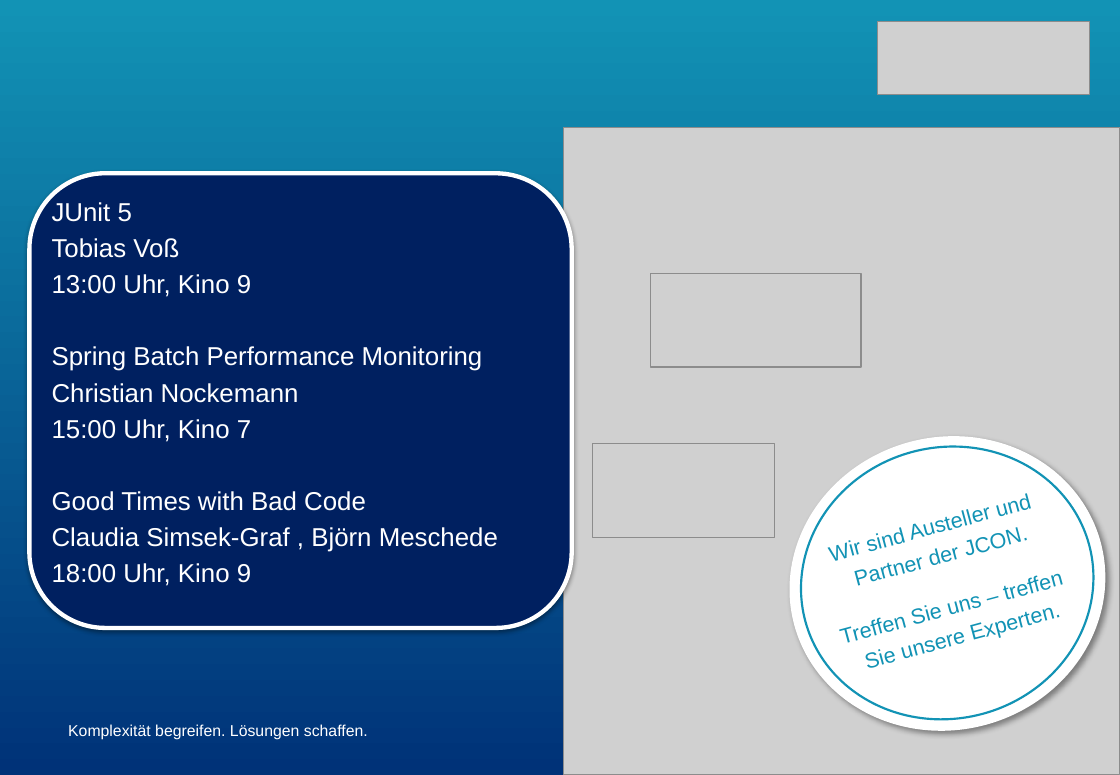
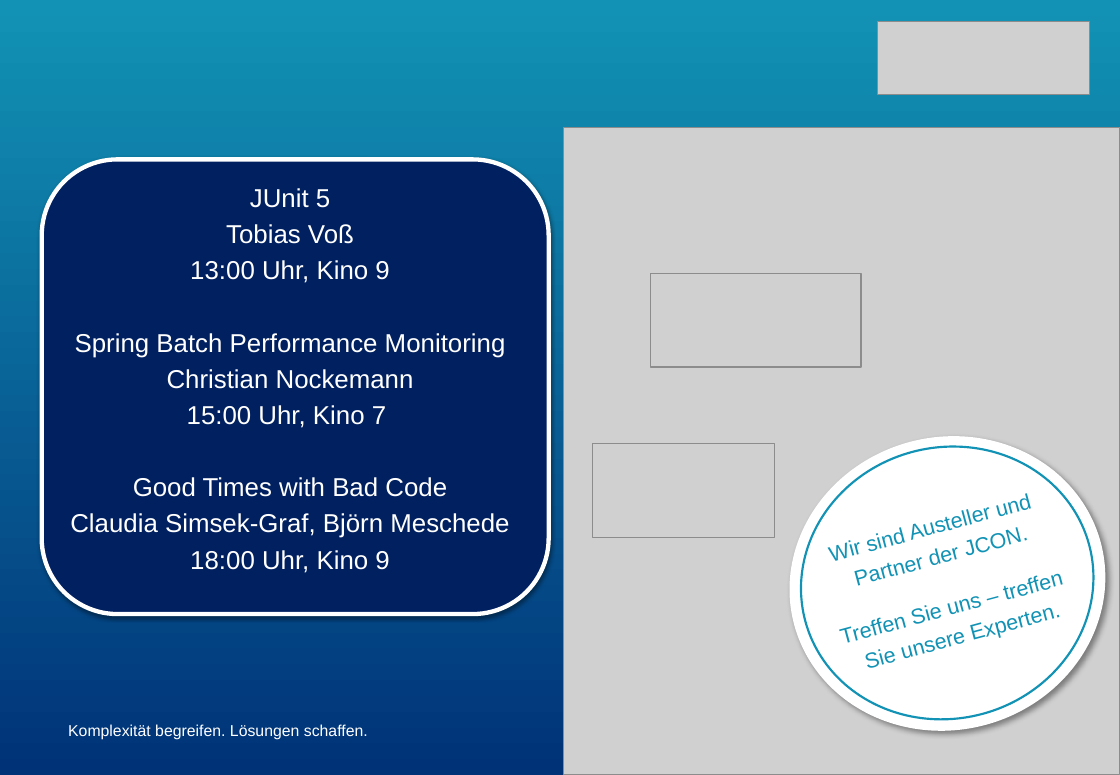
Before and after one commit to cnockemann/lambda-segen-oder-fluch, a slide deck: slide 4 of doc/Lambda-Segen-oder-Fluch.pptx (slide 7 before the commit). Drawn at 1120x775 pixels with LibreOffice and Linux fonts; fonts in the diff are those of the drawing; grey boxes stand for pictures. Boxes give left, top, right and bottom in pixels: in the first picture for what was removed or moved away, otherwise in the second. Text is boxed around its words. In the diff, an @@ line names an element or a change of style, - is before the commit and + after.

```diff
--- a/doc/Lambda-Segen-oder-Fluch.pptx
+++ b/doc/Lambda-Segen-oder-Fluch.pptx
@@ rounded rectangle "JUnit 5": place and size @@
-rounded rectangle "JUnit 5" at box(29, 174, 572, 629)
+rounded rectangle "JUnit 5" at box(41, 159, 548, 614)
@@ text in rounded rectangle at box(75, 188, 506, 573): alignment left to centre @@
@@ text in rounded rectangle at box(70, 513, 509, 538): text changed @@
-Claudia Simsek-Graf , Björn Meschede
+Claudia Simsek-Graf, Björn Meschede
```
Also in this commit, not shown: 3 other slides changed, 3 slides removed.
